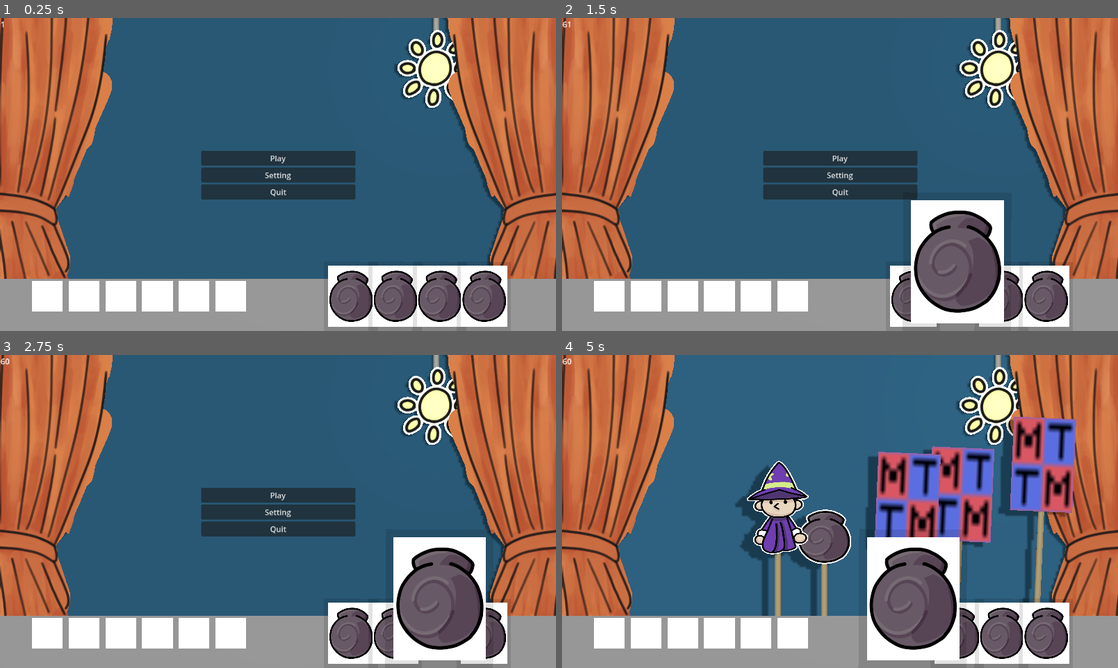
Above: before the commit, frames 1-4 (two rows, left to right).
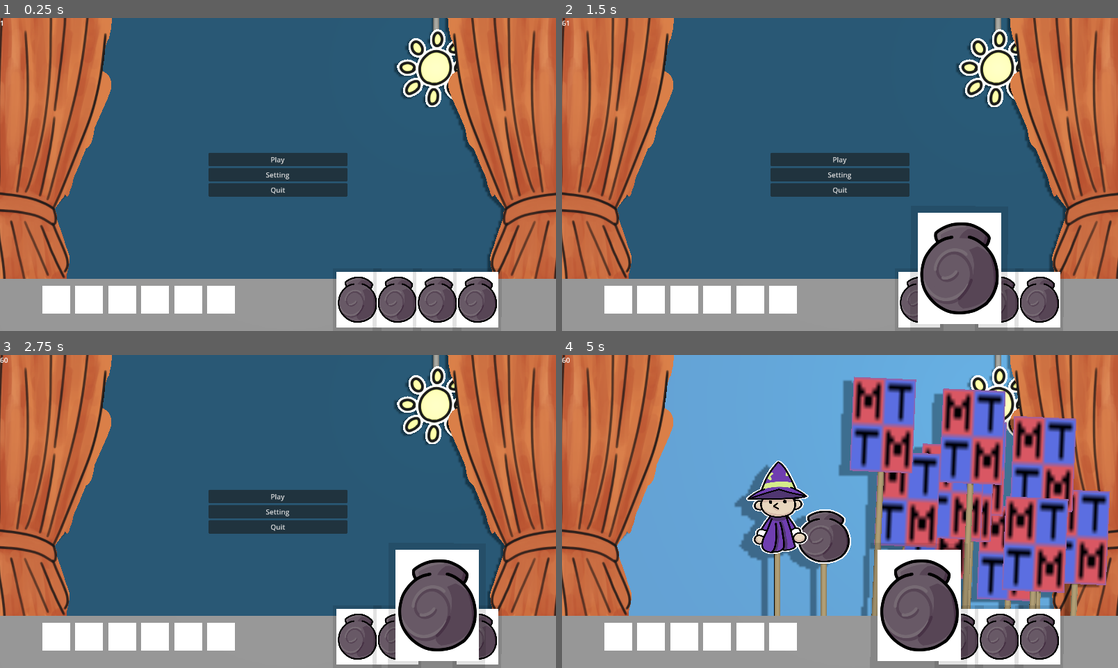
Above: after the commit, the same moments.

Repository: Craigware/PirateJam15
Game: Godot game, scene res://Scenes/main.tscn
The game is run twice, just before and just after one commit, with the same random seed, the same clock (stepped at 60 frames per second) and the same inputs.
Inputs (mouse positions are in pixels of both pictures, inside the frame that each line leads up to; where the layout moved, square brackets give the same spot in the first picture):
- Up to frame 1 (0.25 s): no input
- Up to frame 2 (1.5 s): click (917, 299) [912, 296] at 0.5 s; click (956, 299) [956, 296] at 1.25 s
- Up to frame 3 (2.75 s): click (439, 636) [439, 633] at 2 s
- Up to frame 4 (5 s): click (1040, 636) [1045, 633] at 2.75 s; click "Play" at 3.5 s; click (917, 636) [912, 633] at 4.25 s

The runs differ from the first frame. In frame 1, 9.4% of the frame differs, in the area x 0-100%, y 0-99%; in frame 2, 11%; in frame 3, 11%; in frame 4, 57%.

Commit message:
daylight cycle, items, window size.

Diff:
--- a/Scenes/daylight_cycle.gd
+++ b/Scenes/daylight_cycle.gd
@@ -8,7 +8,7 @@
 	var current = $Background.mesh.material.albedo_color
 	current = Vector3(current.r, current.g, current.b);
 
-	var new_color = current.slerp(Vector3(SkyColor.r, SkyColor.g, SkyColor.b), 0.001);
+	var new_color = current.slerp(Vector3(SkyColor.r, SkyColor.g, SkyColor.b), 1 * _delta);
 	new_color = Color(new_color.x, new_color.y, new_color.z);
 
 	if (SkyColor):
--- a/Scenes/entity.tscn
+++ b/Scenes/entity.tscn
@@ -13,7 +13,10 @@
 
 [sub_resource type="PlaneMesh" id="PlaneMesh_pt7ya"]
 
-[node name="Entity" type="Node3D"]
+[sub_resource type="BoxShape3D" id="BoxShape3D_txkgp"]
+size = Vector3(2, 2, 0.01)
+
+[node name="Entity" type="StaticBody3D"]
 transform = Transform3D(0.1, 0, 0, 0, 0.1, 0, 0, 0, 0.1, 0, 0, 0)
 script = ExtResource("1_2vmc1")
 
@@ -27,3 +30,7 @@
 
 [node name="Particles" type="CPUParticles3D" parent="."]
 emitting = false
+
+[node name="Col" type="CollisionShape3D" parent="."]
+transform = Transform3D(1, 0, 0, 0, 1, 0, 0, 0, 1, 0, 20, 0.507852)
+shape = SubResource("BoxShape3D_txkgp")
--- a/Scenes/main.tscn
+++ b/Scenes/main.tscn
@@ -221,23 +221,23 @@
 layout_mode = 2
 size_flags_vertical = 8
 
-[node name="Items" type="HBoxContainer" parent="HUD/HUD/Inventory"]
+[node name="Cards" type="HBoxContainer" parent="HUD/HUD/Inventory"]
 layout_mode = 2
 size_flags_horizontal = 6
 theme_override_constants/separation = -20
 
-[node name="Card" parent="HUD/HUD/Inventory/Items" instance=ExtResource("3_rhv20")]
-layout_mode = 2
-
-[node name="Card2" parent="HUD/HUD/Inventory/Items" instance=ExtResource("3_rhv20")]
-layout_mode = 2
-
-[node name="Card3" parent="HUD/HUD/Inventory/Items" instance=ExtResource("3_rhv20")]
+[node name="Card" parent="HUD/HUD/Inventory/Cards" instance=ExtResource("3_rhv20")]
+layout_mode = 2
+
+[node name="Card2" parent="HUD/HUD/Inventory/Cards" instance=ExtResource("3_rhv20")]
+layout_mode = 2
+
+[node name="Card3" parent="HUD/HUD/Inventory/Cards" instance=ExtResource("3_rhv20")]
 layout_mode = 2
 size_flags_horizontal = 3
 size_flags_vertical = 6
 
-[node name="Card4" parent="HUD/HUD/Inventory/Items" instance=ExtResource("3_rhv20")]
+[node name="Card4" parent="HUD/HUD/Inventory/Cards" instance=ExtResource("3_rhv20")]
 layout_mode = 2
 
 [node name="AudioStreamPlayer3D" type="AudioStreamPlayer3D" parent="."]
--- a/Scripts/Assets.gd
+++ b/Scripts/Assets.gd
@@ -22,8 +22,8 @@
 };
 
 static var Items : Array = [
-    Item.new("NIL ITEM NOT FOUND", Images[Sprites.NIL]),
-    Item.new("Health Potion", null)
+    Item.new("NIL ITEM NOT FOUND", Images[Sprites.NIL], Item.ItemTypes.ESSENCE),
+    Item.new("Health Potion", Images[Sprites.NIL], Item.ItemTypes.CARD),
 ];
 
 static var CraftingRecipes : Array = [
--- a/Scripts/GameState.gd
+++ b/Scripts/GameState.gd
@@ -1,4 +1,4 @@
-extends Node
+extends Node3D
 class_name GameState
 
 enum GameStates {
@@ -34,7 +34,7 @@
 	MAX
 }
 
-const ENTITY_LIMIT = 1024;
+const ENTITY_LIMIT = 128;
 
 var State : GameStates;
 var Entities : Array;
@@ -59,6 +59,27 @@
 
 @onready var EntityContainer : Node = $EntityContainer;
 
+func entity_ray_cast() -> Entity:
+	var cam = $Camera3D;
+	var space_state = get_world_3d().direct_space_state;
+	var mouse_pos = get_viewport().get_mouse_position();
+	var origin = cam.project_ray_origin(mouse_pos);
+	var end = origin + cam.project_ray_normal(mouse_pos) * 1000;
+	var query = PhysicsRayQueryParameters3D.create(origin, end);
+	var res = space_state.intersect_ray(query);
+
+	if res.has("collider"):
+		return res["collider"] as Entity;
+
+	return null;
+
+func _input(_event):
+	if Input.is_action_just_pressed("Click"):
+		var entity = entity_ray_cast();
+		if entity != null:
+			remove_entity(entity.EntityID);
+	pass
+
 func _process(_delta: float) -> void:
 	var _isCrafting = false;
 	for i in range(Entities.size()):
@@ -75,6 +96,15 @@
 	create_enemy(1);
 	create_enemy(1);
 	create_enemy(1);
+	create_enemy(1);
+	create_enemy(1);
+	create_enemy(1);
+	create_enemy(1);
+	create_enemy(1);
+	create_enemy(1);
+	create_enemy(1);
+	create_enemy(1);
+
 
 	DaylightTimer = Timer.new();
 	DaylightTimer.wait_time = 10;
@@ -118,11 +148,15 @@
 func remove_entity(entityId: int) -> void:
 	if entityId == 0:
 		player_failed();
+		print("PLAYER DEDGE");
 		return;
 
 	var entity = Entities[entityId];
-	entity.die();
-	Entities[entityId] = null;
+
+	if entity != null:
+		entity.die();
+		Entities[entityId] = null;
+
 	return;
 
 
@@ -213,7 +247,6 @@
 	else:
 		Inventory[item] = 1;
 
-	print(Inventory);
 	return true;
 
 
@@ -250,6 +283,7 @@
 	$DaylightCycle.SkyColor = SkyColors[DayState];
 	print("DayState updated to ", DayState);
 
+
 func update_cloud_state(_cloudState: CloudStates = CloudStates.NIL):
 	if _cloudState == CloudStates.NIL:
 		_cloudState = randi_range(1,CloudStates.MAX-1) as CloudStates;
@@ -258,6 +292,7 @@
 	CloudStateTimer.start();
 	print("Cloud state updated to ", CloudState);
 
+
 func update_shadow_state():
 	var chance = randf_range(0,1);
 	if CloudState == CloudStates.OVERCAST:
--- a/Scripts/Item.gd
+++ b/Scripts/Item.gd
@@ -1,10 +1,17 @@
 extends Resource;
 class_name Item;
 
+enum ItemTypes {
+    ESSENCE,
+    CARD
+}
+
 @export var Name : String;
 @export var Icon : Texture2D;
+@export var Itemtype : ItemTypes;
 
-func _init(name: String, icon: Texture2D) -> void:
+func _init(name: String, icon: Texture2D, itemType: ItemTypes) -> void:
     Name = name;
     Icon = icon;
+    Itemtype = itemType;
     return;
--- a/Scripts/card.gd
+++ b/Scripts/card.gd
@@ -1,4 +1,7 @@
-extends Button
+extends Button;
+class_name Card;
+
+@export var related_item : Item;
 
 func hovered() -> void:
 	scale = Vector2(2.0, 2.0);
@@ -9,3 +12,10 @@
 	scale = Vector2(1.0, 1.0);
 	position = position + Vector2(size.x/2, size.y);
 	z_index = 0;
+
+# I wanna have a hearthstone style arrow here
+func selected() -> void:
+	pass
+
+func deselected() -> void:
+	pass
--- a/project.godot
+++ b/project.godot
@@ -17,6 +17,8 @@
 
 [display]
 
+window/size/viewport_width=1280
+window/size/viewport_height=720
 window/stretch/mode="viewport"
 window/vsync/vsync_mode=0
 
@@ -31,6 +33,11 @@
 "events": [Object(InputEventKey,"resource_local_to_scene":false,"resource_name":"","device":-1,"window_id":0,"alt_press …(192 unchanged characters)…
 ]
 }
+Click={
+"deadzone": 0.5,
+"events": [Object(InputEventMouseButton,"resource_local_to_scene":false,"resource_name":"","device":-1,"window_id":0,"alt_pressed":false,"shift_pressed":false,"ctrl_pressed":false,"meta_pressed":false,"button_mask":0,"position":Vector2(0, 0),"global_position":Vector2(0, 0),"factor":1.0,"button_index":2,"canceled":false,"pressed":false,"double_click":false,"script":null)
+]
+}
 
 [rendering]
 
Not shown: 1 places in Scenes/entity.tscn that only renumber resources
